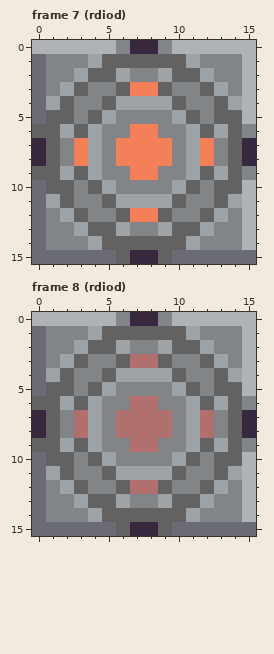
Edited in one commit: pixel-art file (public/assets/graphics/snek-threats-16.ase). Above is the file before it was changed.
16x16 pixels, 36 frames. Colours within 5 levels of each other are drawn and written as one. Shown: frame 7 (rdiod), frame 8 (rdiod). The commit also changed other frames, which this record leaves out.
The same view after the edit:
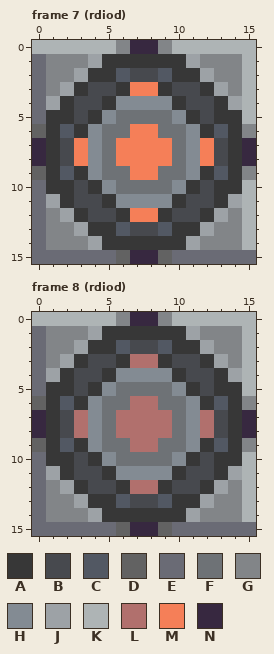
Palette (. is transparent): A #373737  B #47494e  C #525863  D #626262  E #6a6b75  F #6e7276  G #828588  H #838b93  J #9da2a6  K #aeb4b5  L #b1706d  M #f57f58  N #372840
The exact change:
layer "Layer 2" added
--- frame 7 (rdiod), layer "Layer"
@@ x 0..15 @@
  0 KKKKKKGNNGKKKKKK
- 1 EGGGJDDDDDDJGGGK
- 2 EGGJDDJGGJDDJGGK
- 3 EGJDGGDMMDGGDJGK
- 4 EJDGGDJJJJDGGDJK
- 5 EDDGDJGGGGJDGDDK
- 6 DDJDJGGMMGGJDJDG
- 7 NDGMJGMMMMGJMGDN
- 8 NDGMJGMMMMGJMGDN
- 9 DDJDJGGMMGGJDJDG
-10 EDDGDJGGGGJDGDDK
-11 EJDGGDJJJJDGGDJK
-12 EGJDGGDMMDGGDJGK
-13 EGGJDDJGGJDDJGGK
-14 EGGGJDDDDDDJGGGK
+ 1 EGGGJAAAAAAJGGGK
+ 2 EGGJAACBBCAAJGGK
+ 3 EGJABBAMMABBAJGK
+ 4 EJABBAHHHHABBAJK
+ 5 EAABAHFFFFHABAAK
+ 6 DACAHFFMMFFHACAG
+ 7 NABMHFMMMMFHMBAN
+ 8 NABMHFMMMMFHMBAN
+ 9 DACAHFFMMFFHACAG
+10 EAABAHFFFFHABAAK
+11 EJABBAHHHHABBAJK
+12 EGJABBAMMABBAJGK
+13 EGGJAACBBCAAJGGK
+14 EGGGJAAAAAAJGGGK
 15 EEEEEEDNNDEEEEEE
--- frame 8 (rdiod), layer "Layer"
@@ x 0..15 @@
  0 KKKKKKGNNGKKKKKK
- 1 EGGGJDDDDDDJGGGK
- 2 EGGJDDJGGJDDJGGK
- 3 EGJDGGDLLDGGDJGK
- 4 EJDGGDJJJJDGGDJK
- 5 EDDGDJGGGGJDGDDK
- 6 DDJDJGGLLGGJDJDG
- 7 NDGLJGLLLLGJLGDN
- 8 NDGLJGLLLLGJLGDN
- 9 DDJDJGGLLGGJDJDG
-10 EDDGDJGGGGJDGDDK
-11 EJDGGDJJJJDGGDJK
-12 EGJDGGDLLDGGDJGK
-13 EGGJDDJGGJDDJGGK
-14 EGGGJDDDDDDJGGGK
+ 1 EGGGJAAAAAAJGGGK
+ 2 EGGJAACBBCAAJGGK
+ 3 EGJABBALLABBAJGK
+ 4 EJABBAHHHHABBAJK
+ 5 EAABAHFFFFHABAAK
+ 6 DACAHFFLLFFHACAG
+ 7 NABLHFLLLLFHLBAN
+ 8 NABLHFLLLLFHLBAN
+ 9 DACAHFFLLFFHACAG
+10 EAABAHFFFFHABAAK
+11 EJABBAHHHHABBAJK
+12 EGJABBALLABBAJGK
+13 EGGJAACBBCAAJGGK
+14 EGGGJAAAAAAJGGGK
 15 EEEEEEDNNDEEEEEE
Where, in picture pixels (left, top, right, bottom), the same in both pictures:
changed: (46, 54, 242, 250)
changed: (46, 326, 242, 522)
